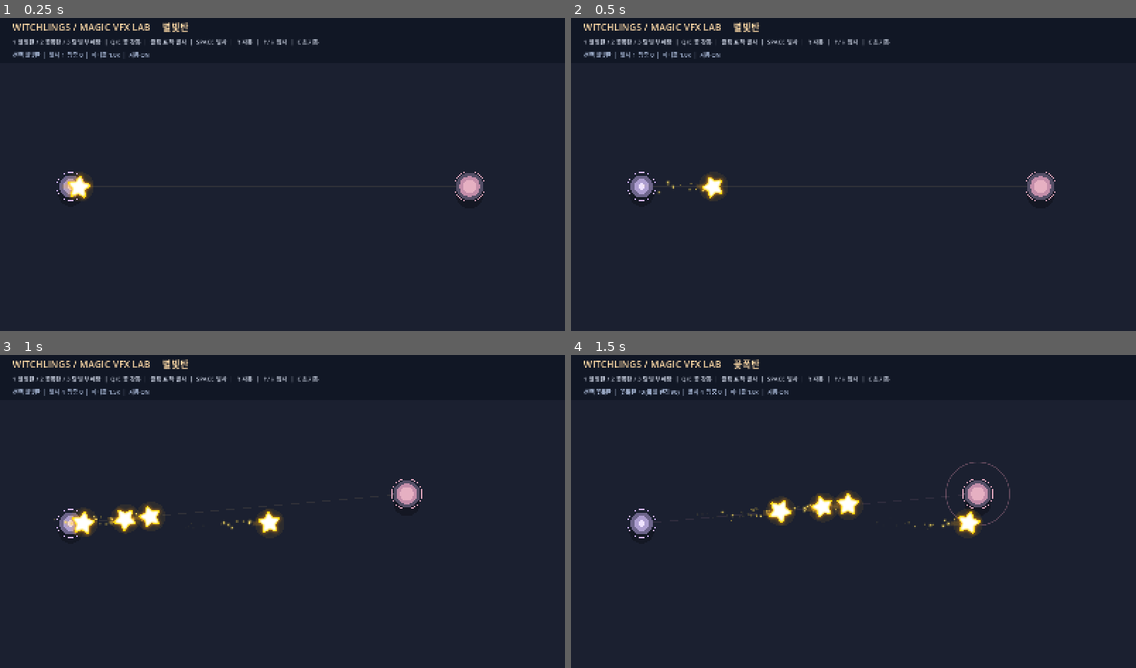
Above: before the commit, frames 1-4 (two rows, left to right).
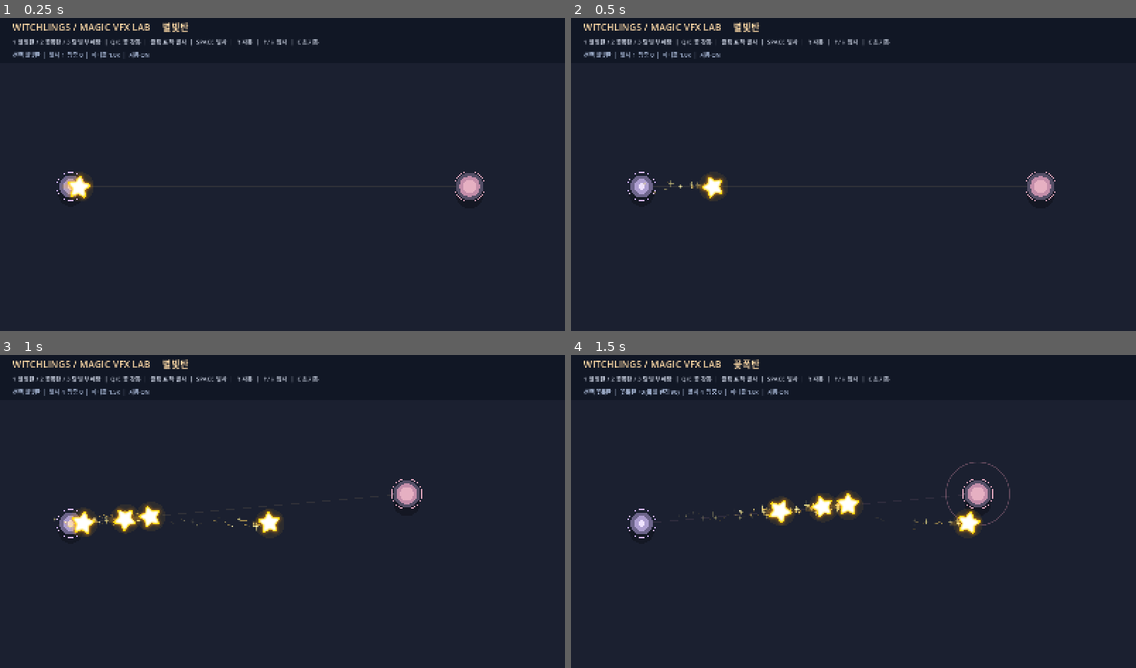
Above: after the commit, the same moments.

Repository: LittleEvasn/Test-Room
Game: Godot game, scene res://scenes/main.tscn
The game is run twice, just before and just after one commit, with the same random seed, the same clock (stepped at 60 frames per second) and the same inputs.
Inputs (mouse positions are in pixels of both pictures, inside the frame that each line leads up to):
- Up to frame 1 (0.25 s): no input
- Up to frame 2 (0.5 s): no input
- Up to frame 3 (1 s): tap Enter at 0.5 s; move the mouse to (406, 492) at 0.52 s; hold Up from 0.53 s (still down); tap 1 at 0.6 s; click (406, 492) at 0.67 s; tap Space at 0.77 s
- Up to frame 4 (1.5 s): move the mouse to (740, 524) at 1.27 s; release Up at 1.28 s; hold Down from 1.28 s (still down); tap 2 at 1.35 s

Frame 1 is identical in both runs. In frame 2, less than 0.1% of the frame differs, in the area x 12-24%, y 51-57%; in frame 3, 0.2%; in frame 4, 0.3%, in the area x 20-70%, y 45-56%.

Commit message:
Diversify star bolt particles into glints gold dust and streaks

Diff:
--- a/scripts/star_bolt.gd
+++ b/scripts/star_bolt.gd
@@ -1,11 +1,10 @@
 extends Node2D
-## 사용자 제공 별 이미지 + 실시간 회전 + 노란 잔광/입자.
+## 사용자 제공 별 이미지 + 금빛 별 모양·구슬형 먼지·짧은 광선 파티클.
 ## 파티클은 소규모 실험을 위해 스크립트 기반으로 구현했다.
 
 signal impacted(at: Vector2)
 
 const STAR_TEXTURE: Texture2D = preload("res://assets/star_bolt.png")
-const SPARK_TEXTURE: Texture2D = preload("res://assets/spark.png")
 const SPEED := 720.0
 const STAR_DIAMETER := 76.0
 
@@ -39,7 +38,9 @@
             "velocity": -heading * randf_range(15.0, 75.0) + Vector2(randf_range(-50.0, 50.0), randf_range(-50.0, 50.0)),
             "life": life,
             "max_life": life,
-            "size": randf_range(4.0, 10.0)
+            "size": randf_range(4.0, 10.0),
+            "kind": 0 if randf() < 0.42 else (1 if randf() < 0.61 else 2),
+            "angle": randf_range(0.0, TAU)
         })
     for i in range(particles.size() - 1, -1, -1):
         var part := particles[i]
@@ -55,12 +56,27 @@
         var factor := float(part["life"]) / float(part["max_life"])
         var size := float(part["size"]) * (0.4 + 0.6 * factor)
         var local_pos := Vector2(part["pos"]) - global_position
-        draw_texture_rect(SPARK_TEXTURE, Rect2(local_pos - Vector2.ONE * size, Vector2.ONE * size * 2.0), false, Color(1.0, 1.0, 1.0, factor * 0.90))
-        if size >= 5.0:
-            draw_circle(local_pos, size * 0.25, Color(1.0, 0.90, 0.45, factor * 0.9))
+        match int(part["kind"]):
+            0:
+                _draw_star_glint(local_pos, size * 0.90, Color(1.0, 0.95, 0.58, factor * 0.92))
+            1:
+                draw_circle(local_pos, size * 0.53, Color(1.0, 0.74, 0.20, factor * 0.36))
+                draw_circle(local_pos, size * 0.26, Color(1.0, 0.93, 0.58, factor * 0.85))
+                draw_circle(local_pos, size * 0.12, Color(1.0, 1.0, 0.91, factor))
+            2:
+                var tangent := heading.rotated(float(part["angle"]) * 0.09)
+                draw_line(local_pos - tangent * size * 1.7, local_pos + tangent * size * 0.7, Color(1.0, 0.83, 0.38, factor * 0.72), maxf(1.0, size * 0.22), true)
+                draw_circle(local_pos + tangent * size * 0.65, size * 0.17, Color(1.0, 0.99, 0.77, factor * 0.9))
     draw_line(-heading * 49.0, -heading * 8.0, Color(1.0, 0.70, 0.10, 0.18), 14.0, true)
     draw_circle(Vector2.ZERO, 42.0, Color(1.0, 0.72, 0.11, 0.08))
     draw_set_transform(Vector2.ZERO, age * 3.1, Vector2.ONE)
     var side := STAR_DIAMETER * (1.0 + 0.04 * sin(age * 15.0))
     draw_texture_rect(STAR_TEXTURE, Rect2(-Vector2.ONE * side * 0.5, Vector2.ONE * side), false)
     draw_set_transform(Vector2.ZERO, 0.0, Vector2.ONE)
+
+func _draw_star_glint(at: Vector2, radius: float, tint: Color) -> void:
+    var thin := maxf(1.0, radius * 0.17)
+    draw_line(at - Vector2(radius, 0.0), at + Vector2(radius, 0.0), tint, thin, true)
+    draw_line(at - Vector2(0.0, radius * 1.4), at + Vector2(0.0, radius * 1.4), tint, thin, true)
+    draw_line(at - Vector2(radius * 0.45, radius * 0.45), at + Vector2(radius * 0.45, radius * 0.45), Color(1.0, 0.87, 0.53, tint.a * 0.45), 1.0, true)
+    draw_circle(at, radius * 0.20, Color(1.0, 1.0, 0.88, tint.a))
